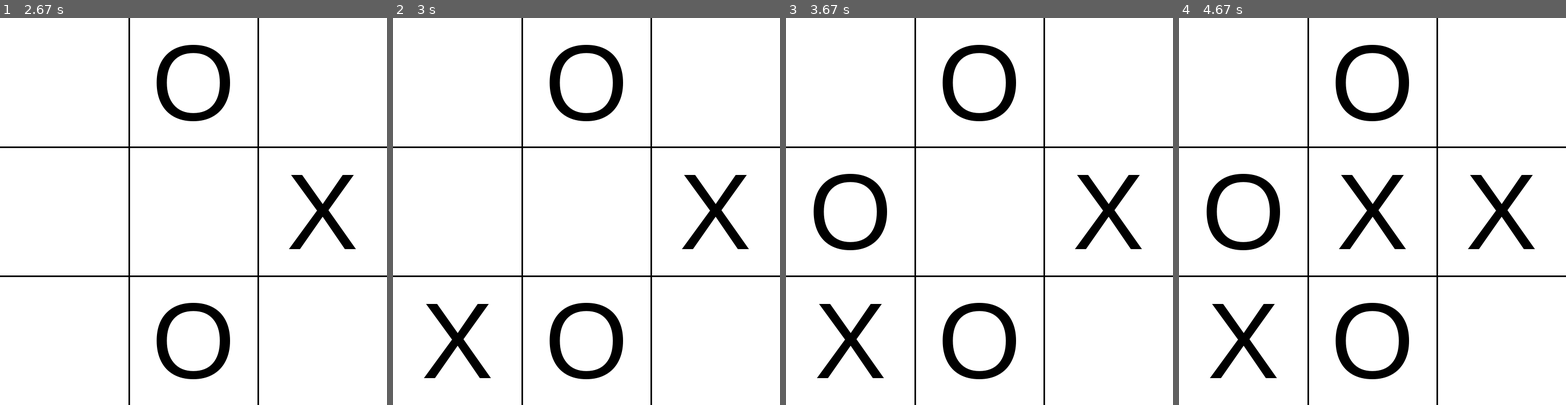
Above: before the commit, frames 1-4 (left to right).
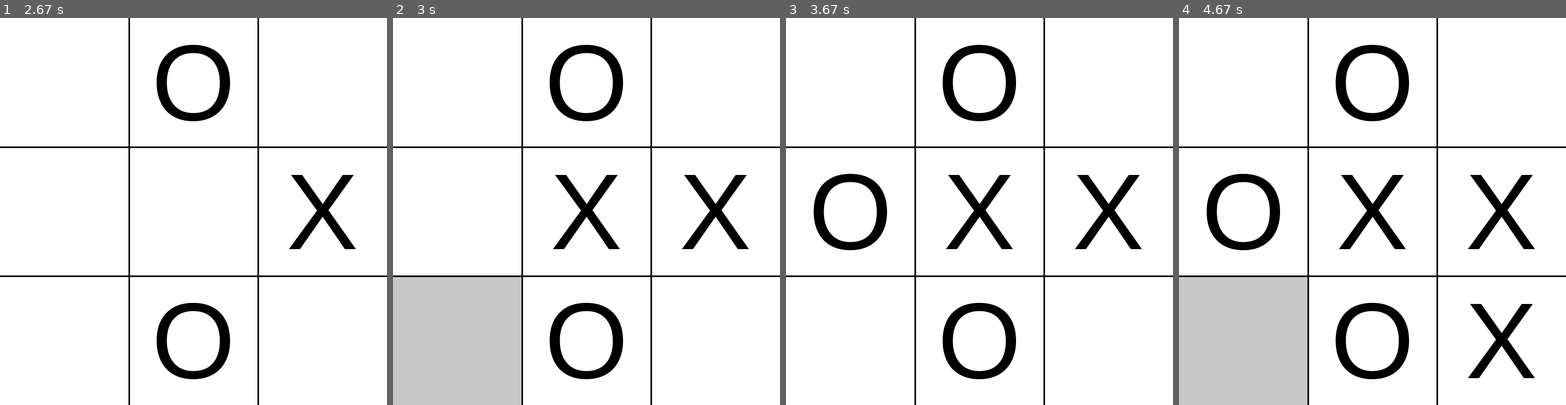
Above: after the commit, the same moments.

Repository: bridgerrholt/pygame-tic-tac-toe
Game: pygame game, started from main.py
Same seed, same stepped clock (60 frames per second), same inputs: the game is played once before the commit and once after it. The source is Python 2; it was converted automatically to run under Python 3.
Inputs (mouse positions are in pixels of both pictures, inside the frame that each line leads up to):
- Up to frame 1 (2.67 s): press the mouse at (100, 215) at 0.37 s; move the mouse to (166, 257) at 0.47 s; release the mouse at (232, 296) at 0.6 s; click (201, 79) at 1.22 s; click (340, 358) at 1.55 s; click (131, 83) at 1.88 s; click (328, 288) at 2.55 s
- Up to frame 2 (3 s): click (493, 281) at 2.88 s
- Up to frame 3 (3.67 s): click (921, 323) at 3.22 s; click (859, 234) at 3.55 s
- Up to frame 4 (4.67 s): click (1283, 343) at 4.38 s

Frame 1 is identical in both runs. In frame 2, 12% of the frame differs, in the area x 0-59%, y 40-100%; in frame 3, 2.1%; in frame 4, 12%.

Commit message:
AI work, sort of broken (diagnal problems)

Diff:
--- a/game_board.py
+++ b/game_board.py
@@ -44,6 +44,20 @@
 
 		self.computerPause = 0
 
+		# Contains counts for the player markers in each row and column
+		# [x][y][z] count
+		# x         player
+		# y         0: row, 1: column
+		# z         index
+		self.counts = []
+		for i in range(2):
+			self.counts.append([])
+			for j in range(2):
+				self.counts[i].append([])
+				for k in range(3):
+					self.counts[i][j].append(0)
+		print self.counts
+
 
 
 	def setPoints(self):
@@ -62,6 +76,11 @@
 			 self.y + self.squareSideLength*3]
 		]
 
+
+	def setTo(self, x, y, player):
+		self.squares[x][y] = player
+		self.counts[player-1][0][x] += 1
+		self.counts[player-1][1][y] += 1
 
 
 	def update(self):
@@ -96,7 +115,7 @@
 
 				if self.squareHover[0] and self.eventHandler.mouse.left.release:
 					if self.squares[self.squareHover[1][0]][self.squareHover[1][1]] == 0:
-						self.squares[self.squareHover[1][0]][self.squareHover[1][1]] = self.playerTurn
+						self.setTo(self.squareHover[1][0], self.squareHover[1][1], self.playerTurn)
 						played = True
 
 			elif time.time() > self.computerPause:
@@ -131,19 +150,76 @@
 					self.winner = 0
 					self.screen = 0
 
+	def checkPossibleWin(self, player):
+		counts = self.counts[player-1]
+		for i in range(len(counts)):
+			for j in range(len(counts[i])):
+				if counts[i][j] == 2:
+					if i == 0:
+						for k in range(len(self.squares[j])):
+							if self.squares[j][k] == 0:
+								return (j, k)
+					else:
+						for k in range(3):
+							if self.squares[k][j] == 0:
+								return (k, j)
+
+		diagnalCount = 0
+		diagnal = []
+		for i in range(3):
+			if self.squares[i][i] == player:
+				diagnalCount += 1
+			diagnal.append(self.squares[i][i])
+		print "diagnal: "
+		print diagnal
+
+		if diagnalCount == 2:
+			for i in range(3):
+				if diagnal[i] == 0:
+					return (i, i)
+
+
+
+
+		diagnalCount = 0
+		diagnal = []
+		for i in range(3):
+			if self.squares[i][2-i] == player:
+				diagnalCount += 1
+			diagnal.append(self.squares[i][2-i])
+
+		if diagnalCount == 2:
+			for i in range(3):
+				if diagnal[i] == 0:
+					return (i, 2-i)
+
+
+
+		return False
+
+
 	def computerTurn(self):
+
+		computerWin = self.checkPossibleWin(self.playerTurn)
+		print computerWin
+		if computerWin != False:
+			self.setTo(computerWin[0], computerWin[1], self.playerTurn)
+			return
+
+		playerWin = self.checkPossibleWin(1)
+		print playerWin
+		if playerWin != False:
+			self.setTo(playerWin[0], playerWin[1], self.playerTurn)
+			return
+
+
 		emptySlots = []
 		for i in range(len(self.squares)):
 			for j in range(len(self.squares[i])):
 				if self.squares[i][j] == 0:
 					emptySlots.append((i, j))
 
-		# Counts player markers.
-		counts = [
-			[0, 0, 0],  # rows
-			[0, 0, 0]   # columns
-		]
-		for i in range(len(self.squares)):
+		"""for i in range(len(self.squares)):
 			for j in range(len(self.squares[i])):
 				if self.squares[i][j] == 1:
 					counts[0][i] += 1
@@ -159,18 +235,26 @@
 								self.squares[j][k] = self.playerTurn
 								played = True
 								break
+					else:
+						for k in range(3):
+							if self.squares[k][j] == 0:
+								self.squares[k][j] = self.playerTurn
+								played = True
+								break
+
 
 				if played: break
-			if played: break
-
-
-
-
-		print counts
-
-
-		index = random.randrange(len(emptySlots))
-		self.squares[emptySlots[index][0]][emptySlots[index][1]] = self.playerTurn
+			if played: break"""
+
+
+
+
+		#print counts
+
+
+		if not False:
+			index = random.randrange(len(emptySlots))
+			self.setTo(emptySlots[index][0], emptySlots[index][1], self.playerTurn)
 
 	def checkWin(self):
 		emptyCount = 0
